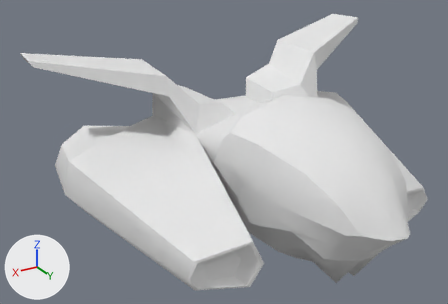
An edit to the Blender file Source art/Laser_Car_Pod.blend, drawn before and after from the same camera.
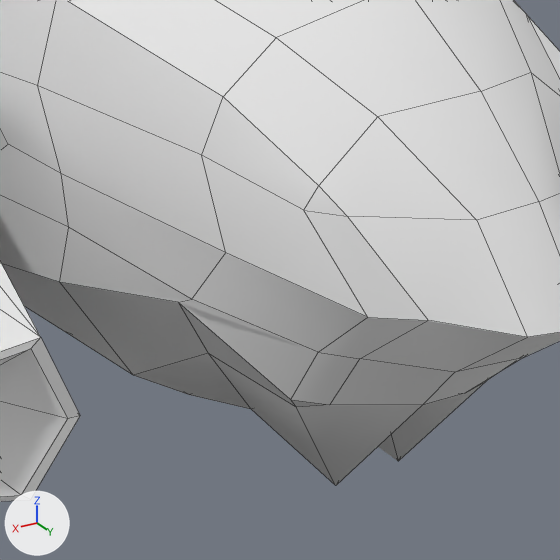
Each version appears first whole from a 50 mm lens placed at (5.46, 6.55, 4.45), pointed at (0.72, -1.37, 0.49), and next in a close-up on the part from 54% to 89% of the width and 48% to 100% of the height. Lighting does not change. The marker at lower left points along +X, +Y and +Z. The close-ups show mesh edges as thin lines.

Objects in the first close-up: 'LASER_CAR'.
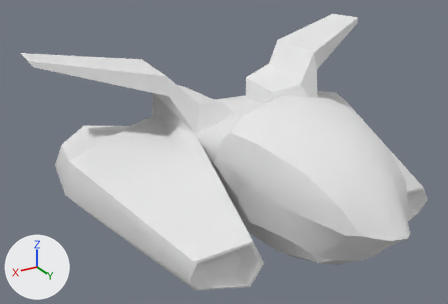
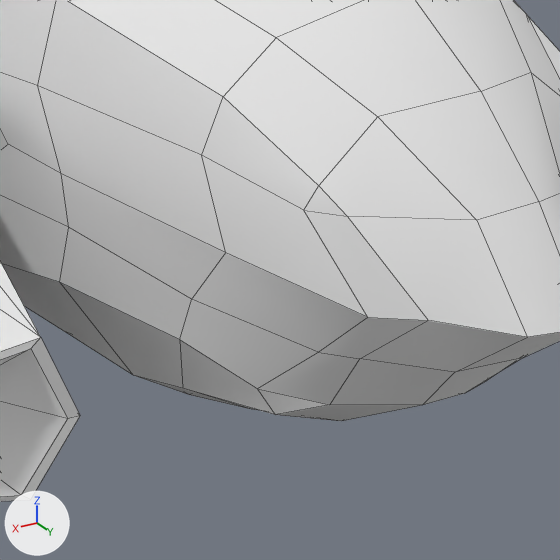
The change, as a diff of the scene's bpy script:
```diff
--- a/Source art/Laser_Car_Pod.blend.py
+++ b/Source art/Laser_Car_Pod.blend.py
@@ me_cube @@
 me_cube.from_pydata(...)  # 155 vertices, 147 faces; spans x -3.29..0.0, y -3.83..1.93, z -0.97..2.01
 # used by ob_laser_car; location = (0.0, 0.0, 0.0)
-me_cube.vertices[75].co = (-0.57, 1.04, -0.24)
-me_cube.vertices[77].co = (-0.84, 0.65, 0.07)
-me_cube.vertices[86].co = (-0.17, 0.9, -0.87)  # pixel (398, 461)
-me_cube.vertices[87].co = (-0.47, 0.96, -0.36)
-me_cube.vertices[89].co = (-0.54, 0.49, -0.34)
+# me_cube part 1
+me_cube.vertices[75].co = (-0.63, 0.91, -0.24)
+me_cube.vertices[77].co = (-0.82, 0.65, -0.1)
+me_cube.vertices[86].co = (-0.17, 0.9, -0.56)
+me_cube.vertices[87].co = (-0.57, 0.96, -0.36)
+me_cube.vertices[89].co = (-0.66, 0.49, -0.47)
 me_cube.materials.append(mat_material)
```

Boxes [x1, y1, x2, y2] around the edits, measured in the close-ups (560 x 560 px; the box of a moved part takes in the faces that stretch with it):
part 1 of me_cube, moved or reshaped
    before: [60, 228, 485, 485]
    after: [60, 228, 421, 421]
